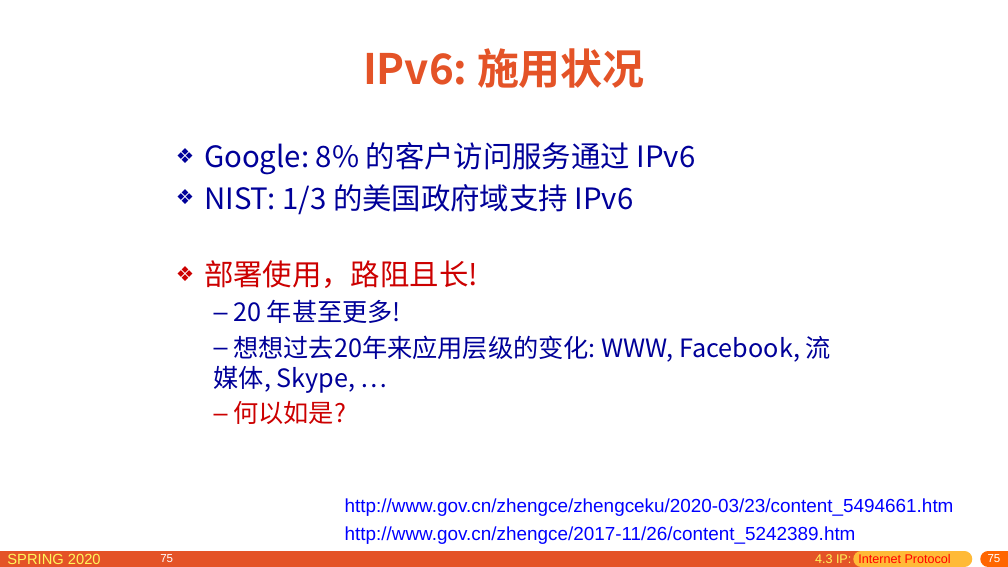
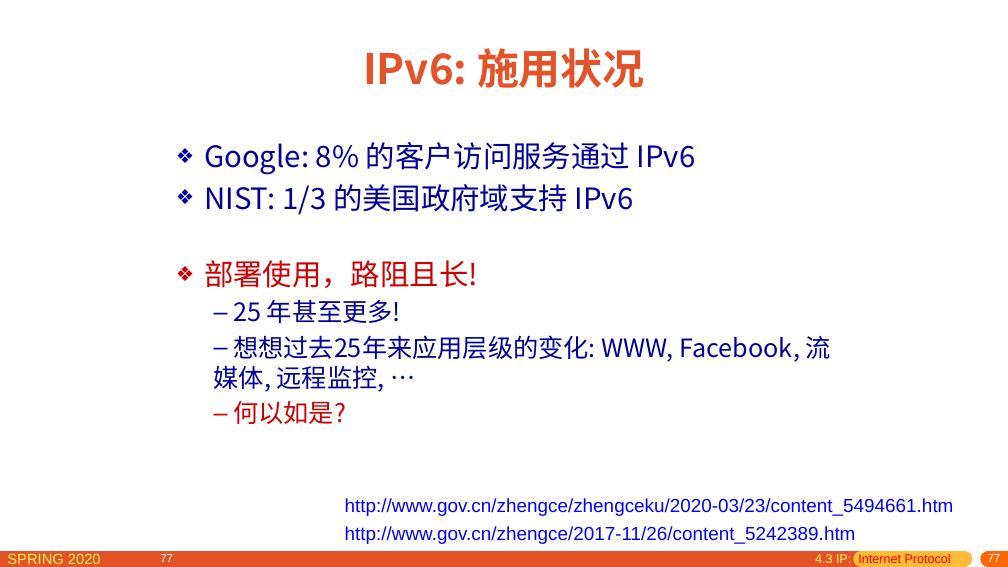
Before and after one commit to network-distributed/presentations, a slide deck: slide 77 of chapter4_cn.pptx (slide 75 before the commit). Drawn at 1008x567 pixels with LibreOffice and Linux fonts; fonts in the diff are those of the drawing. Boxes give left, top, right and bottom in pixels: in the first picture for what was removed or moved away, otherwise in the second. Text is boxed around its words. In the diff, an @@ line names an element or a change of style, - is before the commit and + after.

```diff
--- a/chapter4_cn.pptx
+++ b/chapter4_cn.pptx
@@ text at box(214, 299, 831, 392): text changed @@
-  – 20 年甚至更多!
-  – 想想过去20年来应用层级的变化: WWW, Facebook, 流媒体, Skype, …
+  – 25 年甚至更多!
+  – 想想过去25年来应用层级的变化: WWW, Facebook, 流媒体, 远程监控, …
@@ page number at box(160, 554, 173, 562): text changed @@
-75
+77
@@ page number at box(988, 554, 1001, 562): text changed @@
-75
+77
```
Also in this commit, not shown: 27 other slides changed, 9 slides added, 4 other files.
